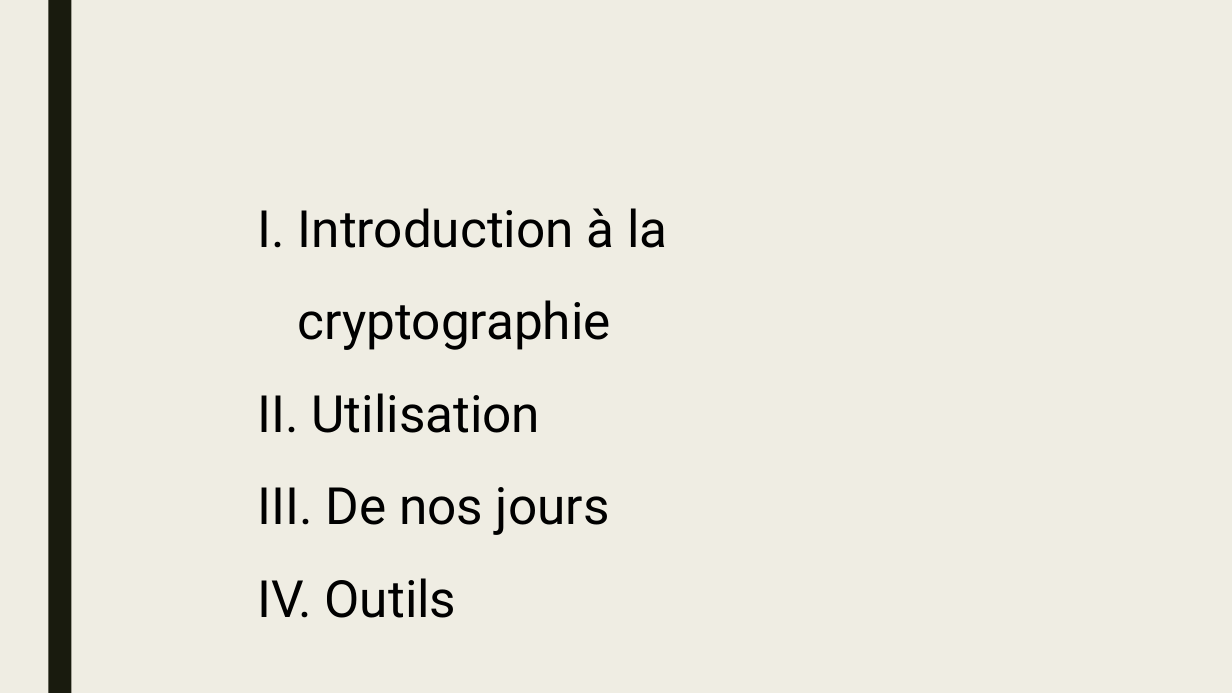
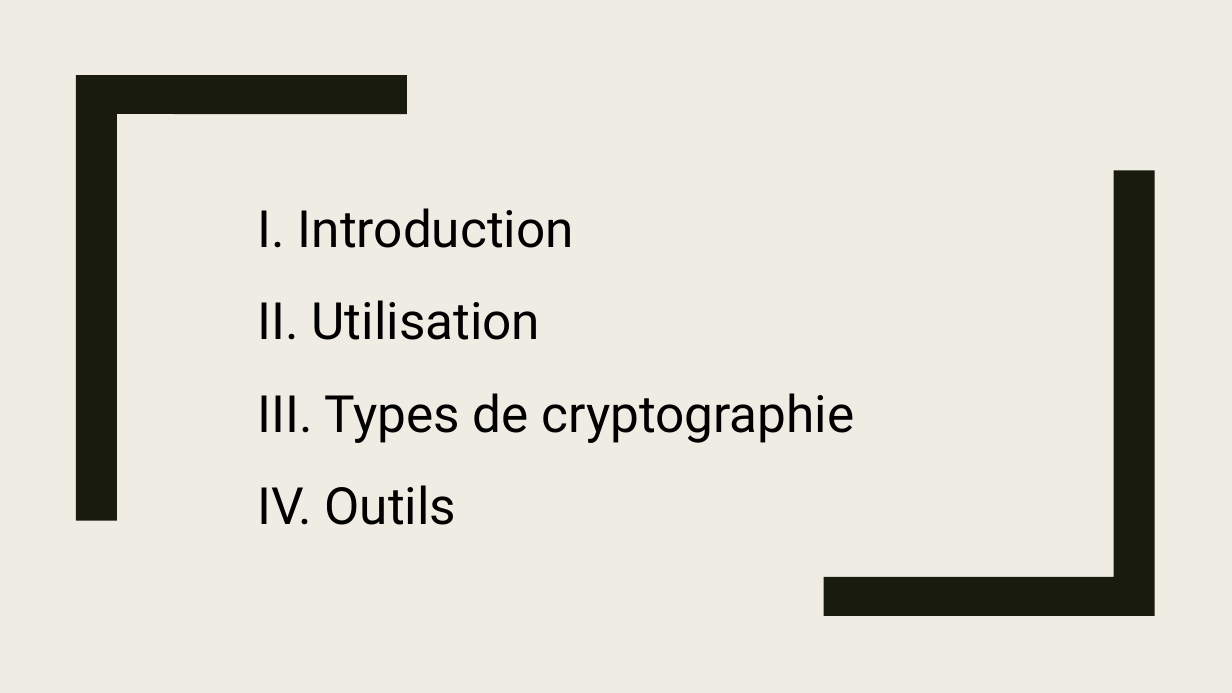
Before and after one commit to Chaman-veteran/wocsa_crypto, a slide deck: slide 2 of presentation.pptx. Drawn at 1232x693 pixels with LibreOffice and Linux fonts; fonts in the diff are those of the drawing. Boxes give left, top, right and bottom in pixels: in the first picture for what was removed or moved away, otherwise in the second. Text is boxed around its words. In the diff, an @@ line names an element or a change of style, - is before the commit and + after.

```diff
--- a/presentation.pptx
+++ b/presentation.pptx
@@ rectangle removed at (48,0,71,693) @@
@@ freeform shape added at (76,75,407,520), fill #191B0E @@
@@ freeform shape added at (823,170,1154,616), fill #191B0E @@
@@ text at (298,208,574,248): text changed @@
-I. Introduction à la cryptographie
+I. Introduction
@@ text at (325,393,855,443): text changed @@
-III. De nos jours
+III. Types de cryptographie
```
Also in this commit, not shown: 6 other slides changed.
